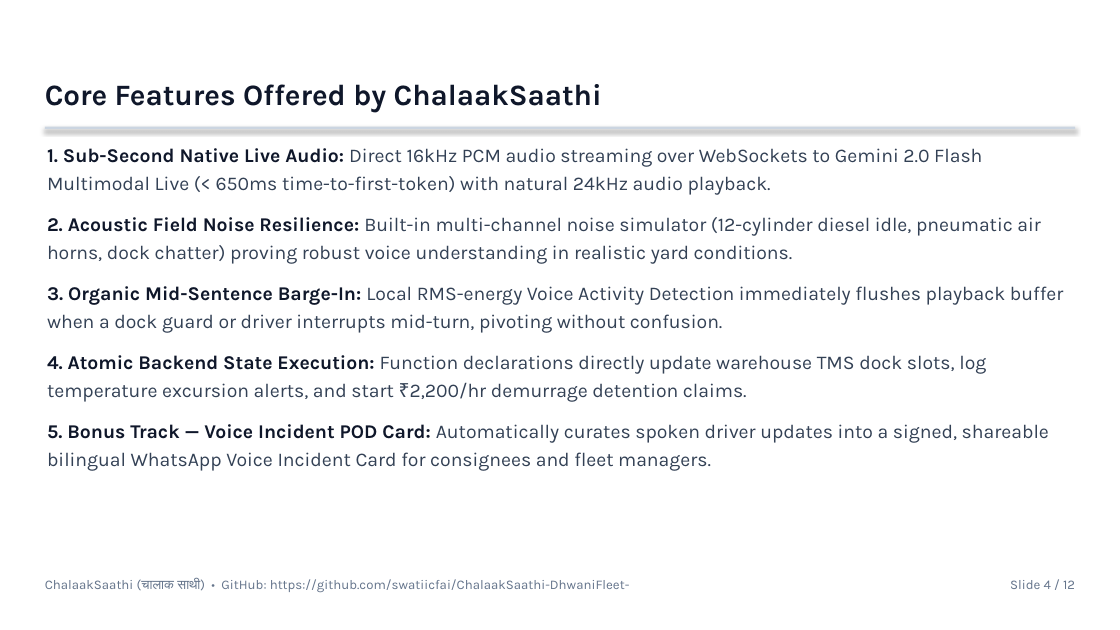
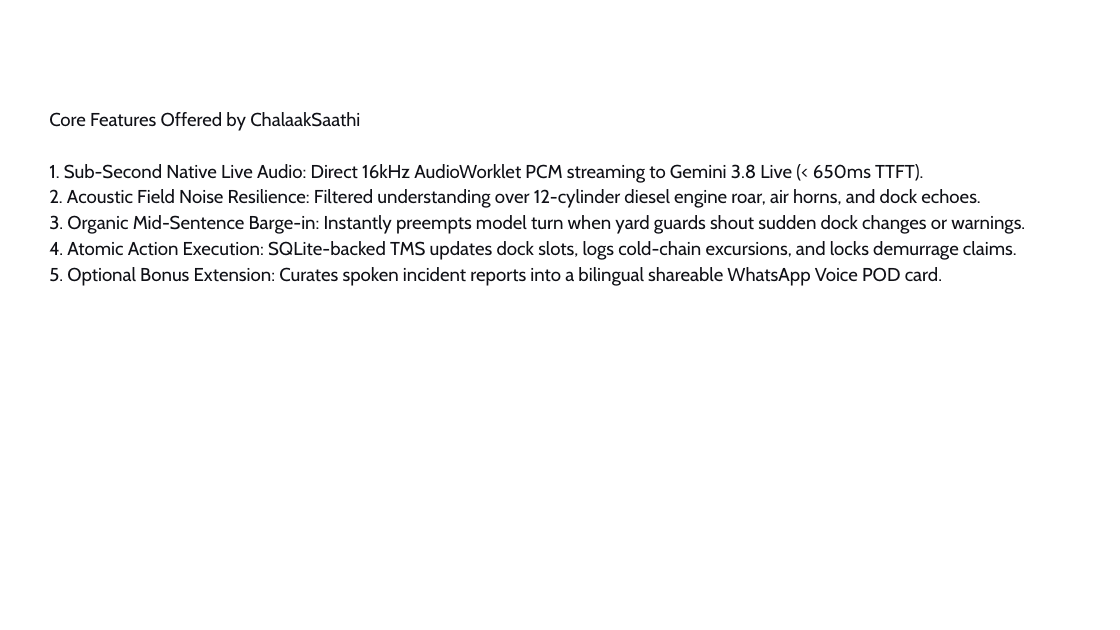
Before and after one commit to swatiicfai/ChalaakSaathi-DhwaniFleet-, a slide deck: slide 4 of ChalaakSaathi_Idea_Submission_Deck.pptx. Drawn at 1120x630 pixels with LibreOffice and Linux fonts; fonts in the diff are those of the drawing; background and template pictures are left out. Boxes give left, top, right and bottom in pixels: in the first picture for what was removed or moved away, otherwise in the second. Text is boxed around its words. In the diff, an @@ line names an element or a change of style, - is before the commit and + after.

Commit message:
feat: Upgrade to Gemini 3.8 Live (@google/genai v1beta), SQLite persistence, AudioWorklet 16kHz PCM capture, and clean Hack2Skill submission package

```diff
--- a/ChalaakSaathi_Idea_Submission_Deck.pptx
+++ b/ChalaakSaathi_Idea_Submission_Deck.pptx
@@ text removed at box(45, 84, 602, 112) @@
-Core Features Offered by ChalaakSaathi
@@ text at box(49, 112, 1025, 286): text changed; size 12.5 to 12 pt; font Karla to Cabin; text colour #334155 to #0F1016 @@
-1. Sub-Second Native Live Audio: Direct 16kHz PCM audio streaming over WebSockets to Gemini 2.0 Flash Multimodal Live (< 650ms time-to-first-token) with natural 24kHz audio playback.
-2. Acoustic Field Noise Resilience: Built-in multi-channel noise simulator (12-cylinder diesel idle, pneumatic air horns, dock chatter) proving robust voice understanding in realistic yard conditions.
-3. Organic Mid-Sentence Barge-In: Local RMS-energy Voice Activity Detection immediately flushes playback buffer when a dock guard or driver interrupts mid-turn, pivoting without confusion.
-4. Atomic Backend State Execution: Function declarations directly update warehouse TMS dock slots, log temperature excursion alerts, and start ₹2,200/hr demurrage detention claims.
-5. Bonus Track — Voice Incident POD Card: Automatically curates spoken driver updates into a signed, shareable bilingual WhatsApp Voice Incident Card for consignees and fleet managers.
+Core Features Offered by ChalaakSaathi
+1. Sub-Second Native Live Audio: Direct 16kHz AudioWorklet PCM streaming to Gemini 3.8 Live (< 650ms TTFT).
+2. Acoustic Field Noise Resilience: Filtered understanding over 12-cylinder diesel engine roar, air horns, and dock echoes.
+3. Organic Mid-Sentence Barge-in: Instantly preempts model turn when yard guards shout sudden dock changes or warnings.
+4. Atomic Action Execution: SQLite-backed TMS updates dock slots, logs cold-chain excursions, and locks demurrage claims.
+5. Optional Bonus Extension: Curates spoken incident reports into a bilingual shareable WhatsApp Voice POD card.
@@ rectangle removed at box(45, 127, 1075, 129) @@
@@ text removed at box(45, 579, 630, 592) @@
-ChalaakSaathi (चालाक साथी) • GitHub: https://github.com/swatiicfai/ChalaakSaathi-DhwaniFleet-
@@ text removed at box(1010, 580, 1075, 589) @@
-Slide 4 / 12
```
Also in this commit, not shown: 8 other slides changed, 3 slides added, 3 slides removed, 17 other files.
